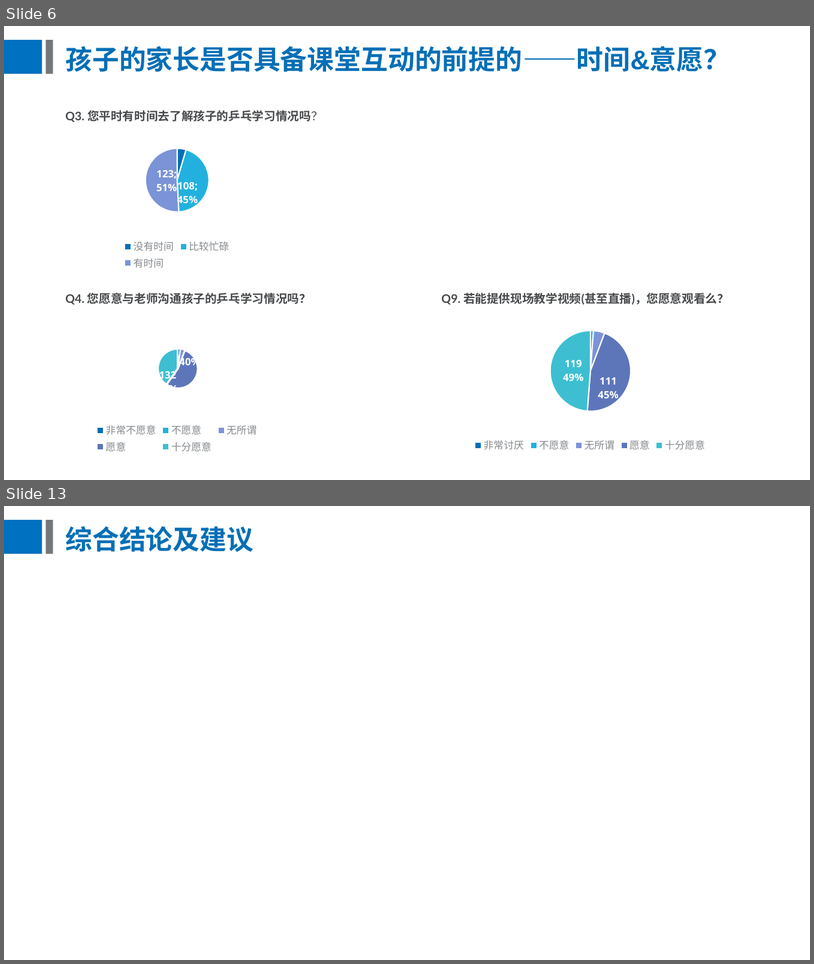
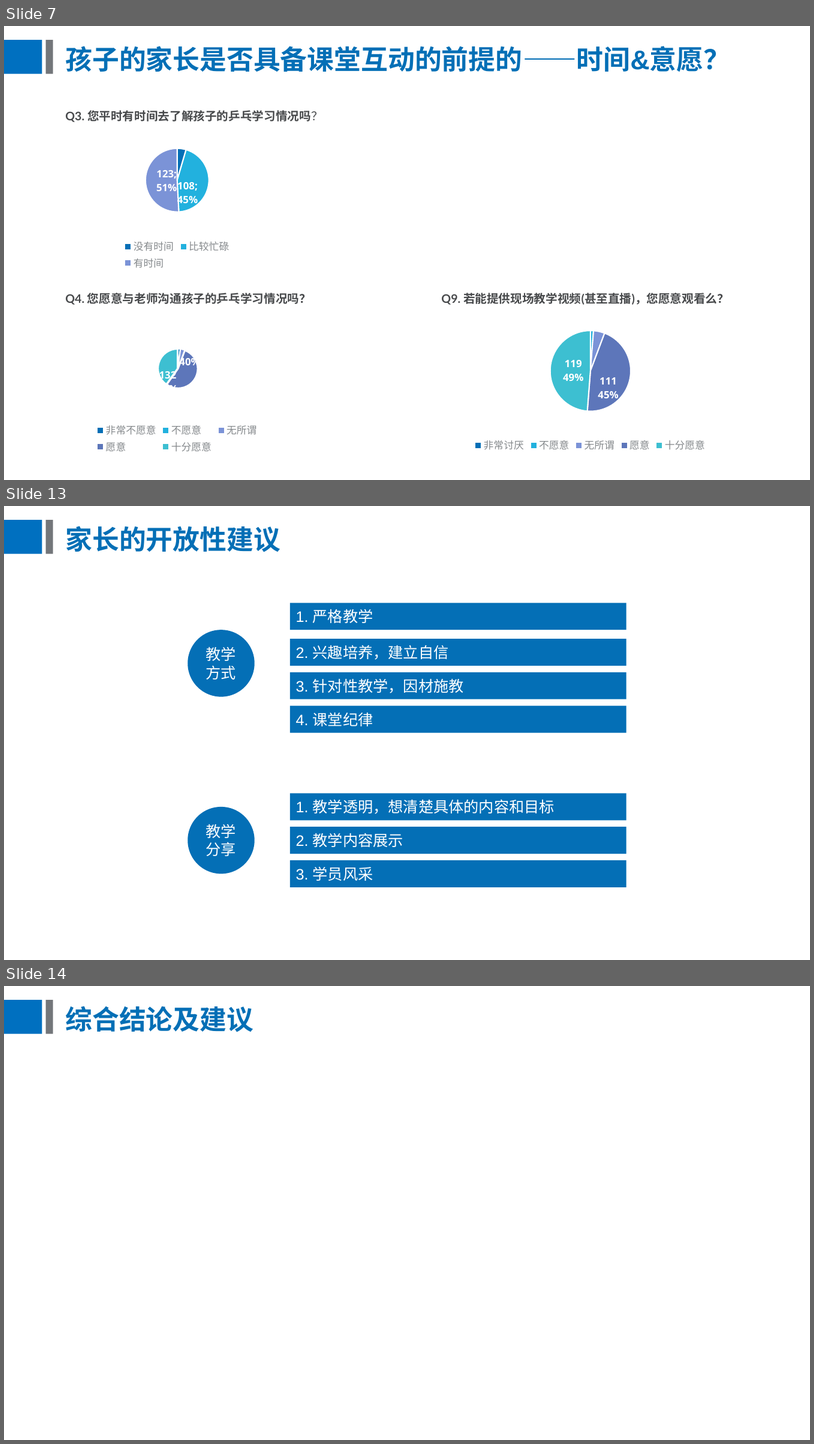
Before and after one commit to BursonHandsom/trainBusiness-ydl, a slide deck: 校园课问卷调研.pptx. Shown one above the other, each under a label of ours: slides 6 and 13 before the commit, slides 7, 13 and 14 after it; the slides between them are not shown. The pictures are 814x964 and 814x1444 pixels, drawn with LibreOffice and Linux fonts; fonts in the diff are those of the drawing. Boxes give left, top, right and bottom in pixels: in the first picture for what was removed or moved away, otherwise in the second. Text is boxed around its words. In the diff, an @@ line names an element or a change of style, - is before the commit and + after.

```diff
--- a/校园课问卷调研.pptx
+++ b/校园课问卷调研.pptx
@@ slide 13 added at box(4, 506, 810, 960), background #FFFFFF; not listed: 2 template elements that a slide beside it also shows @@
@@ title added at box(65, 526, 281, 552), 32 pt, text #046FB6, bold @@
+家长的开放性建议
@@ group added at box(188, 603, 626, 887): 7 rectangles, 2 ellipses @@
+教学方式
+教学
+分享
+1. 严格教学
+2. 兴趣培养，建立自信
+3. 针对性教学，因材施教
+4. 课堂纪律
+1. 教学透明，想清楚具体的内容和目标
+2. 教学内容展示
+3. 学员风采
@@ what was slide 6 is now slide 7 @@
@@ what was slide 13 is now slide 14 @@
```
Also in this commit, not shown: 4 slides changed, 3 other slides added, 3 slides removed, 2 other files.
